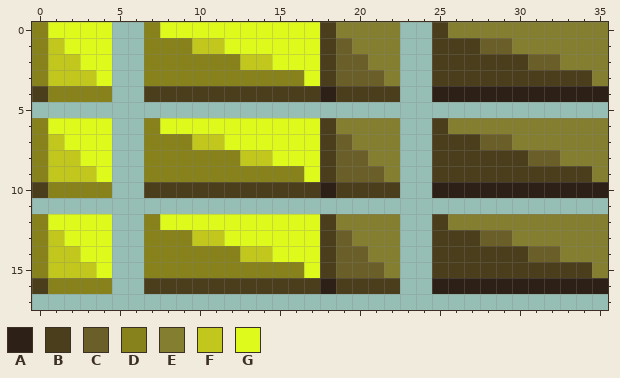
Two versions of one pixel-art sprite, release_v1.1.x/Assets/Textures/ui_menu.png. Above: the version before the commit.
The file is 72x36 pixels, drawn in blocks of 2x2; one block is one cell here. Colours within 5 levels of each other are drawn and written as one. The old version is drawn lined up with the new one.
Palette (. is transparent): A #2d2117  B #4b3e1c  C #6a5f29  D #87821c  E #847e31  F #c1c71c  G #def91c
Pixels before, first column x 0:
 0 DGGGG..DGGGGGGGGGGBEEEE..BEEEEEEEEEE
 1 DFGGG..DDDFFGGGGGGBCEEE..BBBCCEEEEEE
 2 DFFGG..DDDDDDFFGGGBCCEE..BBBBBBCCEEE
 3 DFFFG..DDDDDDDDDDGBCCCE..BBBBBBBBBBE
 4 BDDDD..BBBBBBBBBBBABBBB..AAAAAAAAAAA
 5 ....................................
 6 DGGGG..DGGGGGGGGGGBEEEE..BEEEEEEEEEE
 7 DFGGG..DDDFFGGGGGGBCEEE..BBBCCEEEEEE
 8 DFFGG..DDDDDDFFGGGBCCEE..BBBBBBCCEEE
 9 DFFFG..DDDDDDDDDDGBCCCE..BBBBBBBBBBE
10 BDDDD..BBBBBBBBBBBABBBB..AAAAAAAAAAA
11 ....................................
12 DGGGG..DGGGGGGGGGGBEEEE..BEEEEEEEEEE
13 DFGGG..DDDFFGGGGGGBCEEE..BBBCCEEEEEE
14 DFFGG..DDDDDDFFGGGBCCEE..BBBBBBCCEEE
15 DFFFG..DDDDDDDDDDGBCCCE..BBBBBBBBBBE
16 BDDDD..BBBBBBBBBBBABBBB..AAAAAAAAAAA
The same view after the edit:
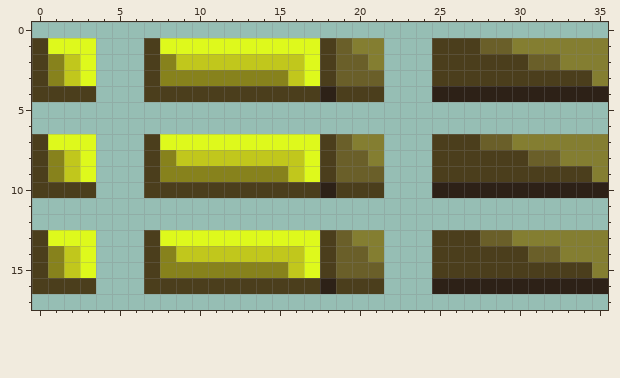
The exact change:
whole drawing moved by +0,-1 (the old picture is shown already moved)
y 0: x 0..4 DGGGG -> .....; x 7..22 DGGGGGGGGGGBEEEE -> ................; x 25..35 BEEEEEEEEEE -> ...........
y 1: x 0..1 DF -> BG; x 4 G -> .; x 7..11 DDDFF -> BGGGG; x 22 E -> .
y 2: x 0..1 DF -> BD; x 4 G -> .; x 7 D -> B; x 9..12 DDDD -> FFFF; x 15..16 GG -> FF; x 22 E -> .
y 3: x 0..1 DF -> BD; x 3..4 FG -> G.; x 7 D -> B; x 16 D -> F; x 22 E -> .
y 4: x 1..4 DDDD -> BBB.; x 22 B -> .
y 6: x 0..4 DGGGG -> .....; x 7..22 DGGGGGGGGGGBEEEE -> ................; x 25..35 BEEEEEEEEEE -> ...........
y 7: x 0..1 DF -> BG; x 4 G -> .; x 7..11 DDDFF -> BGGGG; x 22 E -> .
y 8: x 0..1 DF -> BD; x 4 G -> .; x 7 D -> B; x 9..12 DDDD -> FFFF; x 15..16 GG -> FF; x 22 E -> .
y 9: x 0..1 DF -> BD; x 3..4 FG -> G.; x 7 D -> B; x 16 D -> F; x 22 E -> .
y 10: x 1..4 DDDD -> BBB.; x 22 B -> .
y 12: x 0..4 DGGGG -> .....; x 7..22 DGGGGGGGGGGBEEEE -> ................; x 25..35 BEEEEEEEEEE -> ...........
y 13: x 0..1 DF -> BG; x 4 G -> .; x 7..11 DDDFF -> BGGGG; x 22 E -> .
y 14: x 0..1 DF -> BD; x 4 G -> .; x 7 D -> B; x 9..12 DDDD -> FFFF; x 15..16 GG -> FF; x 22 E -> .
y 15: x 0..1 DF -> BD; x 3..4 FG -> G.; x 7 D -> B; x 16 D -> F; x 22 E -> .
y 16: x 1..4 DDDD -> BBB.; x 22 B -> .
